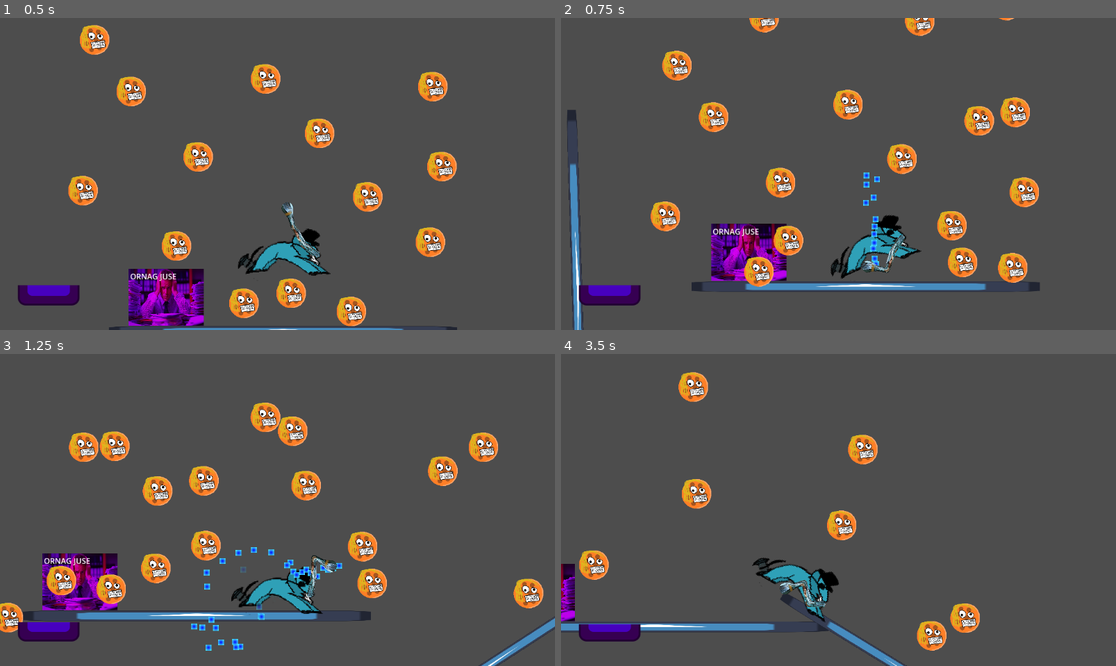
Above: before the commit, frames 1-4 (two rows, left to right).
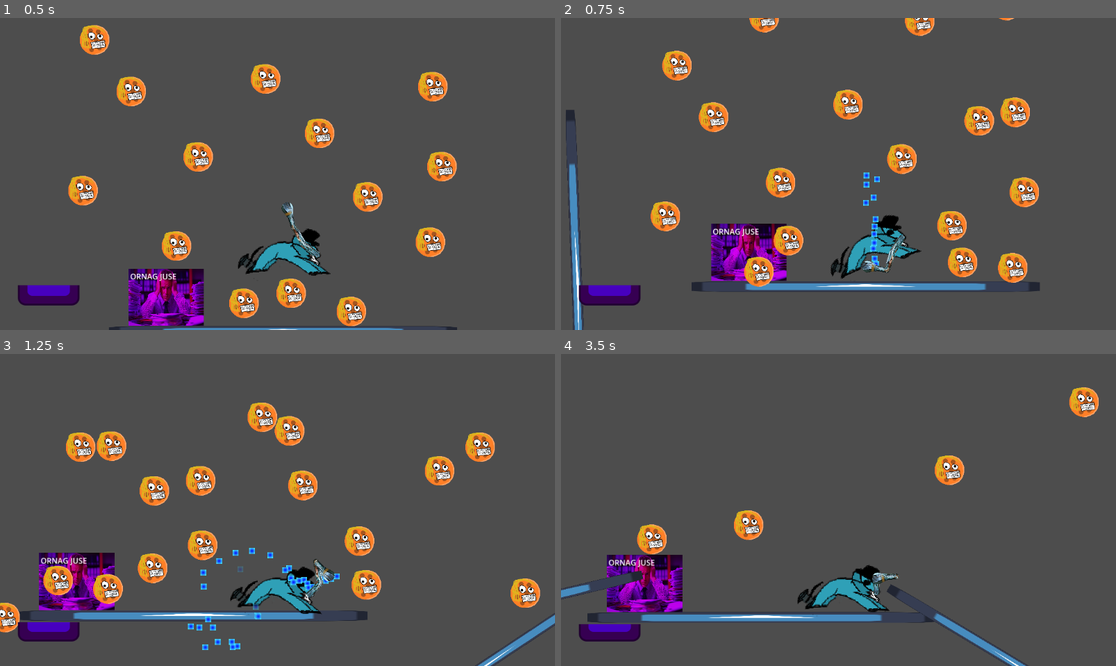
Above: after the commit, the same moments.

Repository: cyps8/Silly-Game
Game: Godot game, scene res://Nodes/Scenes/CypTest.tscn
Two runs of this game, one before a commit and one after it. Both use one fixed random seed, a clock stepped at 60 frames per second and the inputs below. The engine's default icon, where the game draws it, is replaced by a stand-in: a white triangle on a blue panel in a dark square.
Inputs (mouse positions are in pixels of both pictures, inside the frame that each line leads up to):
- Up to frame 1 (0.5 s): no input
- Up to frame 2 (0.75 s): move the mouse to (960, 158) at 0.52 s; hold W (water) from 0.53 s (still down)
- Up to frame 3 (1.25 s): keep holding W (water)
- Up to frame 4 (3.5 s): move the mouse to (727, 525) at 1.27 s; release W (water) at 1.28 s; tap W (water) at 1.35, 2.85 s; move the mouse to (894, 441) at 2.02 s; hold W (water) 2.03-2.78 s; move the mouse to (810, 572) at 2.77 s

Frame 1 is identical in both runs. In frame 2, 0.3% of the frame differs, in the area x 0-61%, y 29-100%; in frame 3, 9.7%; in frame 4, 12%, in the area x 0-97%, y 5-100%.

Commit message:
[~Changed] Improved spinnies

Diff:
--- a/Nodes/Scenes/CypTest.tscn
+++ b/Nodes/Scenes/CypTest.tscn
@@ -347,7 +347,7 @@
 
 [node name="Spinny Arena" type="Node2D" parent="."]
 
-[node name="Floor" type="StaticBody2D" parent="Spinny Arena"]
+[node name="Floor" type="AnimatableBody2D" parent="Spinny Arena"]
 position = Vector2(582, 607)
 collision_layer = 3
 collision_mask = 3
@@ -361,7 +361,7 @@
 position = Vector2(0.5, 0)
 shape = SubResource("RectangleShape2D_s3kvm")
 
-[node name="Ceiling" type="StaticBody2D" parent="Spinny Arena"]
+[node name="Ceiling" type="AnimatableBody2D" parent="Spinny Arena"]
 position = Vector2(539, -605)
 collision_layer = 3
 collision_mask = 3
@@ -376,10 +376,9 @@
 position = Vector2(0.5, 0)
 shape = SubResource("RectangleShape2D_s3kvm")
 
-[node name="Wall" type="StaticBody2D" parent="Spinny Arena"]
+[node name="Wall" type="AnimatableBody2D" parent="Spinny Arena"]
 position = Vector2(-18, 602)
 rotation = 1.16567
-scale = Vector2(1, 1)
 collision_layer = 3
 collision_mask = 3
 script = ExtResource("14_a1j5c")
@@ -393,7 +392,7 @@
 position = Vector2(0.5, 0)
 shape = SubResource("RectangleShape2D_s3kvm")
 
-[node name="Wall2" type="StaticBody2D" parent="Spinny Arena"]
+[node name="Wall2" type="AnimatableBody2D" parent="Spinny Arena"]
 position = Vector2(1155, 731)
 rotation = 1.94035
 collision_layer = 3
@@ -409,7 +408,7 @@
 position = Vector2(0.5, 0)
 shape = SubResource("RectangleShape2D_s3kvm")
 
-[node name="Wall3" type="StaticBody2D" parent="Spinny Arena"]
+[node name="Wall3" type="AnimatableBody2D" parent="Spinny Arena"]
 position = Vector2(-107, 1356)
 rotation = -1.02772
 collision_layer = 3
@@ -425,7 +424,7 @@
 position = Vector2(0.5, 0)
 shape = SubResource("RectangleShape2D_s3kvm")
 
-[node name="Wall4" type="StaticBody2D" parent="Spinny Arena"]
+[node name="Wall4" type="AnimatableBody2D" parent="Spinny Arena"]
 position = Vector2(1104, 1407)
 rotation = 0.95453
 collision_layer = 3
@@ -441,7 +440,7 @@
 position = Vector2(0.5, 0)
 shape = SubResource("RectangleShape2D_s3kvm")
 
-[node name="Wall5" type="StaticBody2D" parent="Spinny Arena"]
+[node name="Wall5" type="AnimatableBody2D" parent="Spinny Arena"]
 position = Vector2(528, 1555)
 rotation = 0.95453
 collision_layer = 3
@@ -457,7 +456,7 @@
 position = Vector2(0.5, 0)
 shape = SubResource("RectangleShape2D_s3kvm")
 
-[node name="Wall6" type="StaticBody2D" parent="Spinny Arena"]
+[node name="Wall6" type="AnimatableBody2D" parent="Spinny Arena"]
 position = Vector2(-711, 2098)
 rotation = 0.95453
 collision_layer = 3
@@ -473,7 +472,7 @@
 position = Vector2(0.5, 0)
 shape = SubResource("RectangleShape2D_s3kvm")
 
-[node name="Wall7" type="StaticBody2D" parent="Spinny Arena"]
+[node name="Wall7" type="AnimatableBody2D" parent="Spinny Arena"]
 position = Vector2(183, 2426)
 rotation = 0.95453
 collision_layer = 3
@@ -489,7 +488,7 @@
 position = Vector2(0.5, 0)
 shape = SubResource("RectangleShape2D_s3kvm")
 
-[node name="Wall8" type="StaticBody2D" parent="Spinny Arena"]
+[node name="Wall8" type="AnimatableBody2D" parent="Spinny Arena"]
 position = Vector2(1235, 2398)
 rotation = 0.95453
 collision_layer = 3
@@ -505,7 +504,7 @@
 position = Vector2(0.5, 0)
 shape = SubResource("RectangleShape2D_s3kvm")
 
-[node name="Wall9" type="StaticBody2D" parent="Spinny Arena"]
+[node name="Wall9" type="AnimatableBody2D" parent="Spinny Arena"]
 position = Vector2(2146, 2115)
 rotation = 0.95453
 collision_layer = 3
@@ -521,7 +520,7 @@
 position = Vector2(0.5, 0)
 shape = SubResource("RectangleShape2D_s3kvm")
 
-[node name="Wall10" type="StaticBody2D" parent="Spinny Arena"]
+[node name="Wall10" type="AnimatableBody2D" parent="Spinny Arena"]
 position = Vector2(2970, 2947)
 rotation = 0.95453
 collision_layer = 3
@@ -537,7 +536,7 @@
 position = Vector2(0.5, 0)
 shape = SubResource("RectangleShape2D_s3kvm")
 
-[node name="Wall11" type="StaticBody2D" parent="Spinny Arena"]
+[node name="Wall11" type="AnimatableBody2D" parent="Spinny Arena"]
 position = Vector2(2066, 3419)
 rotation = 0.95453
 collision_layer = 3
@@ -553,7 +552,7 @@
 position = Vector2(0.5, 0)
 shape = SubResource("RectangleShape2D_s3kvm")
 
-[node name="Wall12" type="StaticBody2D" parent="Spinny Arena"]
+[node name="Wall12" type="AnimatableBody2D" parent="Spinny Arena"]
 position = Vector2(906, 3651)
 rotation = 0.95453
 collision_layer = 3
@@ -569,7 +568,7 @@
 position = Vector2(0.5, 0)
 shape = SubResource("RectangleShape2D_s3kvm")
 
-[node name="Wall13" type="StaticBody2D" parent="Spinny Arena"]
+[node name="Wall13" type="AnimatableBody2D" parent="Spinny Arena"]
 position = Vector2(-398, 3619)
 rotation = 0.95453
 collision_layer = 3
@@ -585,7 +584,7 @@
 position = Vector2(0.5, 0)
 shape = SubResource("RectangleShape2D_s3kvm")
 
-[node name="Wall14" type="StaticBody2D" parent="Spinny Arena"]
+[node name="Wall14" type="AnimatableBody2D" parent="Spinny Arena"]
 position = Vector2(-1622, 3067)
 rotation = 0.95453
 collision_layer = 3
--- a/Scripts/spinny_arena.gd
+++ b/Scripts/spinny_arena.gd
@@ -7,6 +7,6 @@
 
 
 # Called every frame. 'delta' is the elapsed time since the previous frame.
-func _process(delta: float) -> void:
+func _physics_process(delta: float) -> void:
 	rotate(delta * speed)
 	pass
